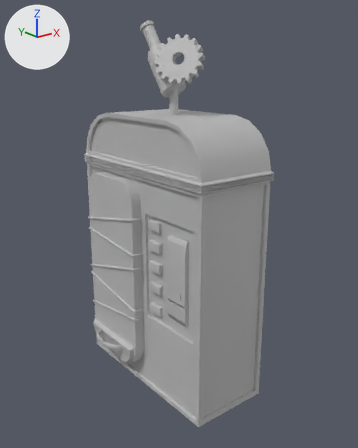
Renders of the FBX model Maya_Objects_FBX/SM_VendingMachine.fbx from each side of a commit.
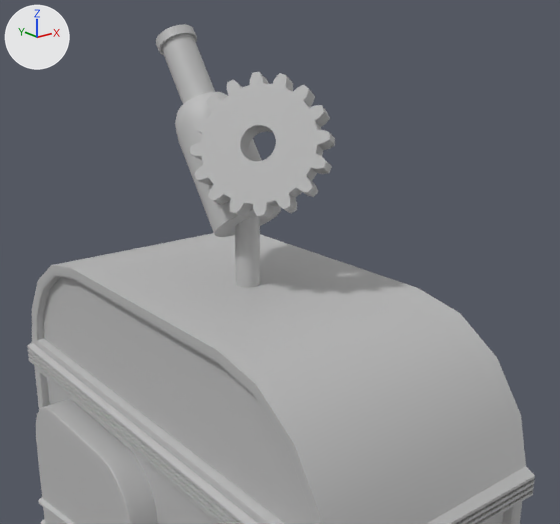
There are two pictures of each version: one whole from a camera (50 mm lens) standing at (-1.795, -2.429, 2.0) and looking at (0.078, -0.088, 1.063), one close up from a camera (50 mm lens) standing at (-0.87, -1.335, 2.285) and looking at (0.112, -0.107, 1.794). Arrows for +X, +Y and +Z are at upper left; the lights stay in place. Where no turn or scale is listed for an object, it has been applied to the vertices.
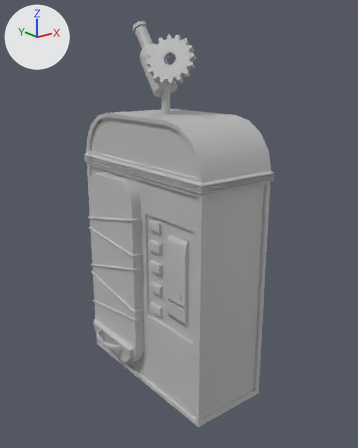
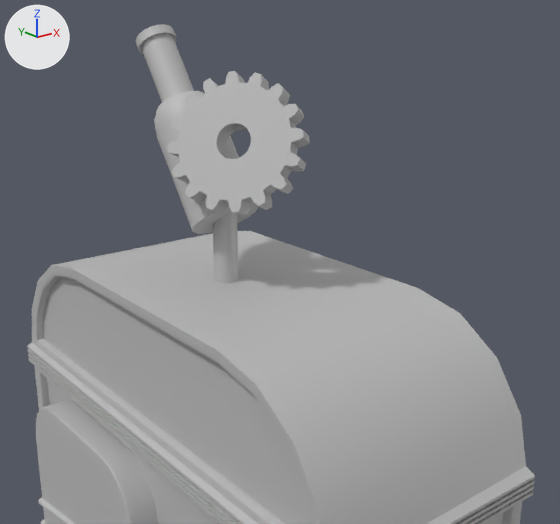
The newer file is also turned or shifted as a whole; pictures and numbers use the older file's frame.

Where the change shows, as pixel boxes [x1, y1, x2, y2] in the close-ups (560 x 524 px):
'pCylinder4', moved
    before: [156, 24, 335, 288]
    after: [136, 24, 310, 283]

Edits to the bpy script that builds the scene:
```text
Change ob_pcylinder4:
    ob_pcylinder4.location: (0.07, -0.052, 1.727) -> (0.049, 0.0, 1.727)
```
